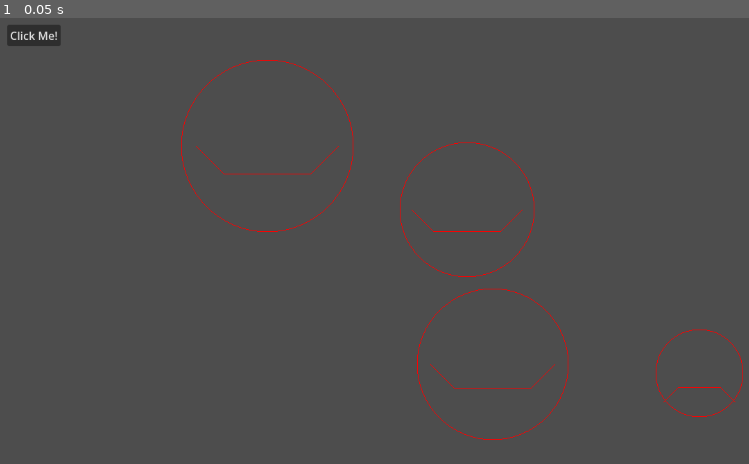
Above: before the commit, frame 1.
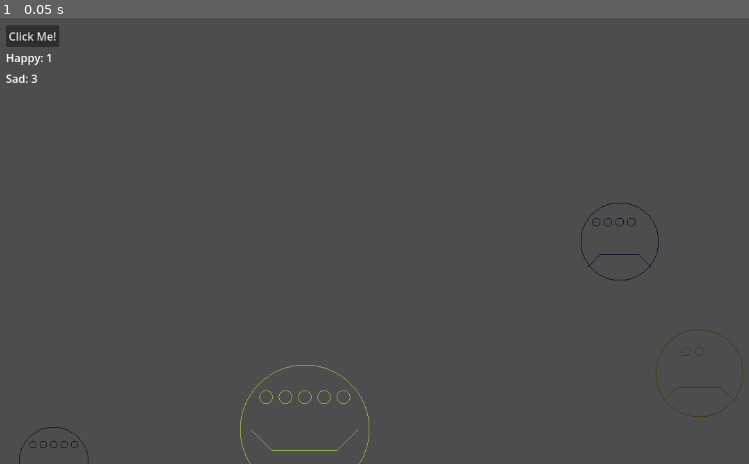
Above: after the commit, the same moment.

Repository: ABermo/cc26_lab_test
Game: Godot game, scene res://happy_sad.tscn
Same seed, same stepped clock (60 frames per second), same inputs: the game is played once before the commit and once after it.
Inputs:
- Up to frame 1 (0.05 s): no input

The runs differ from the first frame. In frame 1, 1.4% of the frame differs, in the area x 0-100%, y 1-100%.

Commit message:
Full faces and happy / sad count

Diff:
--- a/faces.gd
+++ b/faces.gd
@@ -2,6 +2,9 @@
 
 @onready var button = $Click_Me
 var active = 0
+
+var happy = 0
+var sad = 0
 
 # Called when the node enters the scene tree for the first time.
 func _ready() -> void:
@@ -29,23 +32,44 @@
 
 		for face in range(num):
 			var emotion = randi()%2
+			print(emotion)
 
 			var x = randi_range(0,1152)
 			var y = randi_range(0,648)
 			var r = randi_range(20,150)
+			var eyes = randi_range(2,6)
+			var color = Color.from_hsv(randf_range(0,1),randf_range(0,1),randf_range(0,1))
 
-			draw_circle(Vector2(x,y), r, Color.RED, false)
+			draw_circle(Vector2(x,y), r, color, false)
 
-			y = y + (r/3)
-			var x1 = x - (r/2)
-			var x2 = x + (r/2)
+			var y1 = y + (r/3.0)
+			var x1 = x - (r/2.0)
+			var x2 = x + (r/2.0)
 
-			draw_line(Vector2(x1,y),Vector2(x2,y), Color.RED)
+			draw_line(Vector2(x1,y1),Vector2(x2,y1), color)
 
 			if emotion == 0:
-				draw_line(Vector2(x1,y), Vector2((x1 - r/3), (y - r/3)), Color.RED)
-				draw_line(Vector2(x2,y), Vector2((x2 + r/3), (y - r/3)), Color.RED)
+				draw_line(Vector2(x1,y1), Vector2((x1 - r/3.0), (y1 - r/3.0)), color)
+				draw_line(Vector2(x2,y1), Vector2((x2 + r/3.0), (y1 - r/3.0)), color)
+				happy += 1
+
 			if emotion == 1:
-				draw_line(Vector2(x1,y), Vector2((x1 - r/3), (y + r/3)), Color.RED)
-				draw_line(Vector2(x2,y), Vector2((x2 + r/3), (y + r/3)), Color.RED)
+				draw_line(Vector2(x1,y1), Vector2((x1 - r/3.0), (y1 + r/3.0)), color)
+				draw_line(Vector2(x2,y1), Vector2((x2 + r/3.0), (y1 + r/3.0)), color)
+				sad += 1
+
+			draw_circle(Vector2(x, y - r/2.0), r*0.1, color, false)
+			draw_circle(Vector2(x - r*0.3, y - r/2.0), r*0.1, color, false)
+
+			if eyes >= 3:
+				draw_circle(Vector2(x + r*0.3, y - r/2.0), r*0.1, color, false)
+			if eyes >= 4:
+				draw_circle(Vector2(x - r*0.6, y - r/2.0), r*0.1, color, false)
+			if eyes >= 5:
+				draw_circle(Vector2(x + r*0.6, y - r/2.0), r*0.1, color, false)
+			if eyes == 6:
+				draw_circle(Vector2(x, y - r/4.0), r*0.1, color, false)
+
+		$Happy.text = str('Happy: ', happy)
+		$Sad.text = str('Sad: ', sad)
 	active = 0
--- a/happy_sad.tscn
+++ b/happy_sad.tscn
@@ -6,8 +6,22 @@
 script = ExtResource("1_jx8c7")
 
 [node name="Click_Me" type="Button" parent="." unique_id=1405535883]
-offset_left = 22.0
-offset_top = 14.0
-offset_right = 99.0
-offset_bottom = 45.0
+offset_left = 20.0
+offset_top = 15.0
+offset_right = 97.0
+offset_bottom = 46.0
 text = "Click Me!"
+
+[node name="Happy" type="Label" parent="." unique_id=975849943]
+offset_left = 20.0
+offset_top = 50.0
+offset_right = 79.0
+offset_bottom = 73.0
+text = "Happy: "
+
+[node name="Sad" type="Label" parent="." unique_id=109673403]
+offset_left = 20.0
+offset_top = 80.0
+offset_right = 60.0
+offset_bottom = 103.0
+text = "Sad: "
